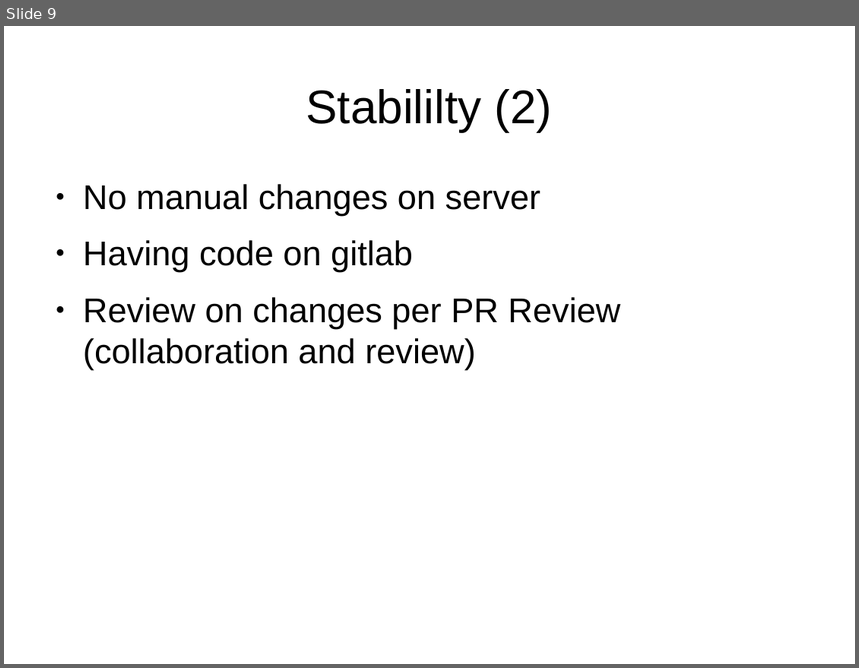
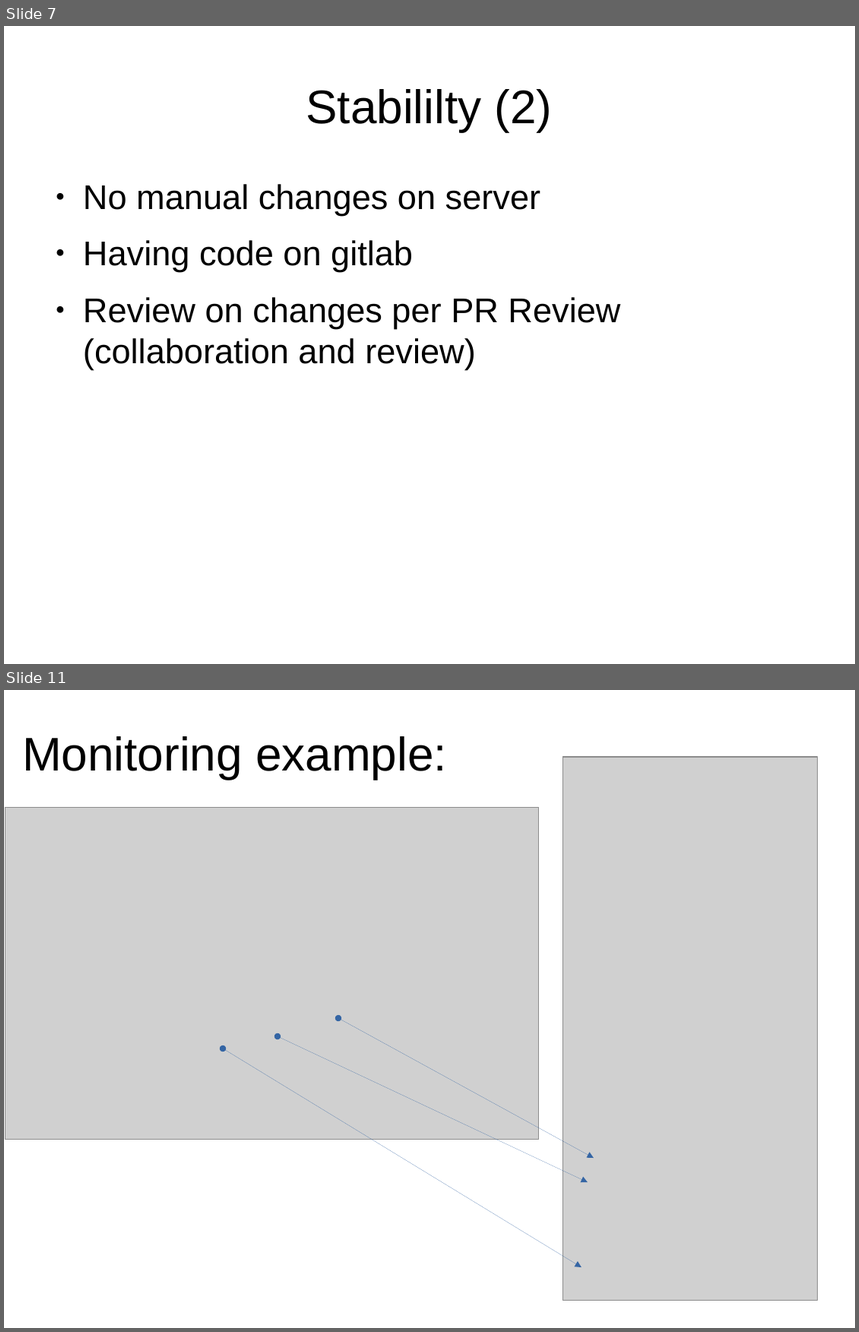
Before and after one commit to MalloZup/presentations, a slide deck: 2018/salt-ssh/salt-ssh.odp. Shown one above the other, each under a label of ours: slide 9 before the commit, slides 7 and 11 after it; the slides between them are not shown. The pictures are 859x668 and 859x1332 pixels, drawn with LibreOffice and Linux fonts; fonts in the diff are those of the drawing; grey boxes stand for pictures. Boxes give left, top, right and bottom in pixels: in the first picture for what was removed or moved away, otherwise in the second. Text is boxed around its words. In the diff, an @@ line names an element or a change of style, - is before the commit and + after.

```diff
--- a/2018/salt-ssh/salt-ssh.odp
+++ b/2018/salt-ssh/salt-ssh.odp
@@ slide 11 added at bbox=[4, 690, 855, 1328], background #FFFFFF @@
@@ title added at bbox=[22, 736, 447, 780], 44 pt, text #000000 @@
+Monitoring example:
@@ picture added at bbox=[563, 757, 817, 1301] @@
@@ picture added at bbox=[5, 808, 539, 1141] @@
@@ double arrow added from (594, 1158) to (338, 1018), #3465A4 0 pt @@
@@ double arrow added from (582, 1268) to (223, 1049), #3465A4 0 pt @@
@@ double arrow added from (588, 1182) to (278, 1037), #3465A4 0 pt @@
@@ what was slide 9 is now slide 7 @@
```
Also in this commit, not shown: 6 slides changed, 6 other slides added, 5 slides removed.
